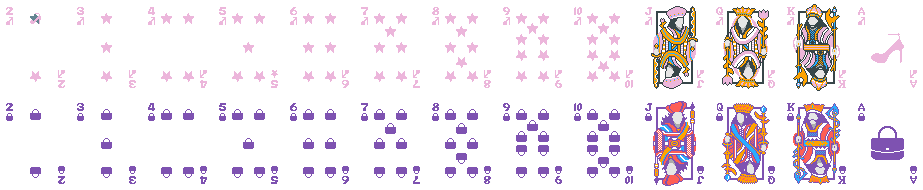
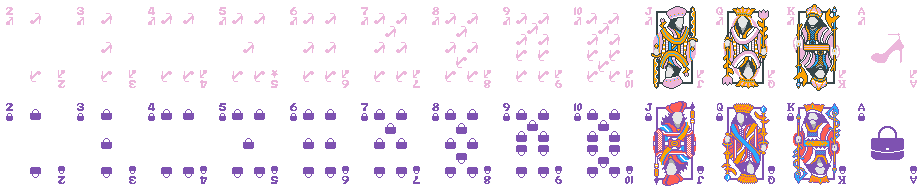
Layers edited between the first and the second 923x190 image:
removed layer "Pasted Layer" over <box>30,14,39,24</box>
painted on "Pumps" over <box>30,13,620,82</box>
